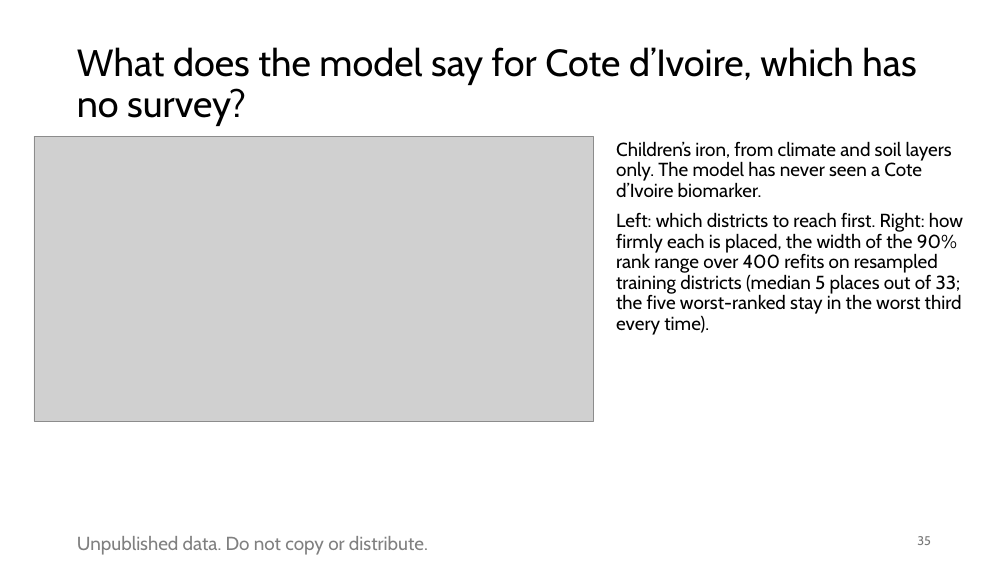
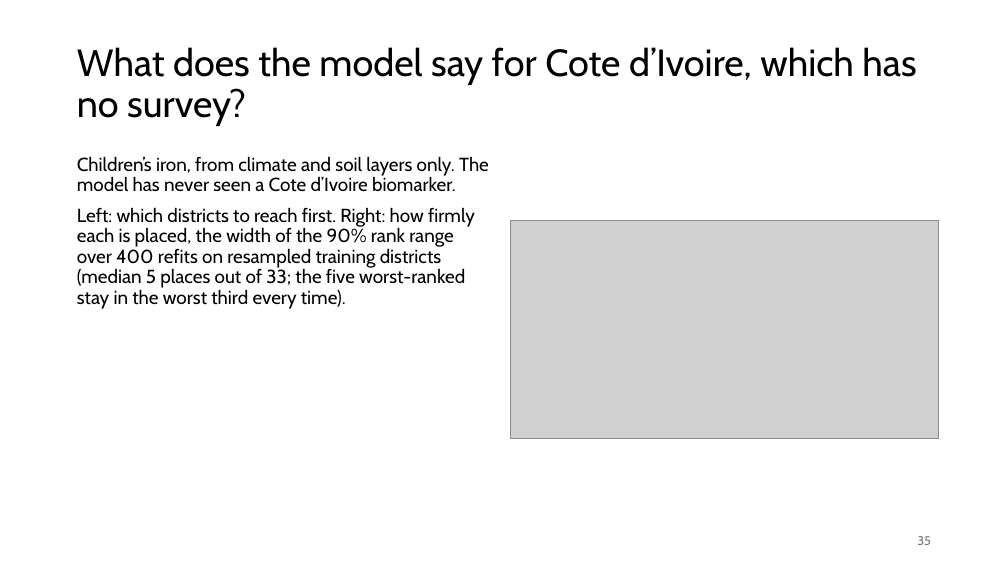
Before and after one commit to amertens/mn-prediction, a slide deck: slide 35 of docs/slides/MN-proxy-full-talk-2026-09.pptx. Drawn at 1008x567 pixels with LibreOffice and Linux fonts; fonts in the diff are those of the drawing; grey boxes stand for pictures; background and template pictures are left out. Boxes give left, top, right and bottom in pixels: in the first picture for what was removed or moved away, otherwise in the second. Text is boxed around its words. In the diff, an @@ line names an element or a change of style, - is before the commit and + after.

```diff
--- a/docs/slides/MN-proxy-full-talk-2026-09.pptx
+++ b/docs/slides/MN-proxy-full-talk-2026-09.pptx
@@ picture removed at (34, 136, 594, 421) @@
@@ text "Children’s iron, from climate and ..." rewrapped from (616, 141, 963, 335) to (77, 156, 489, 309) @@
@@ picture added at (510, 221, 939, 439) @@
@@ text removed at (77, 536, 428, 555) @@
-Unpublished data. Do not copy or distribute.
```
Also in this commit, not shown: 63 other slides changed, 12 other files.
